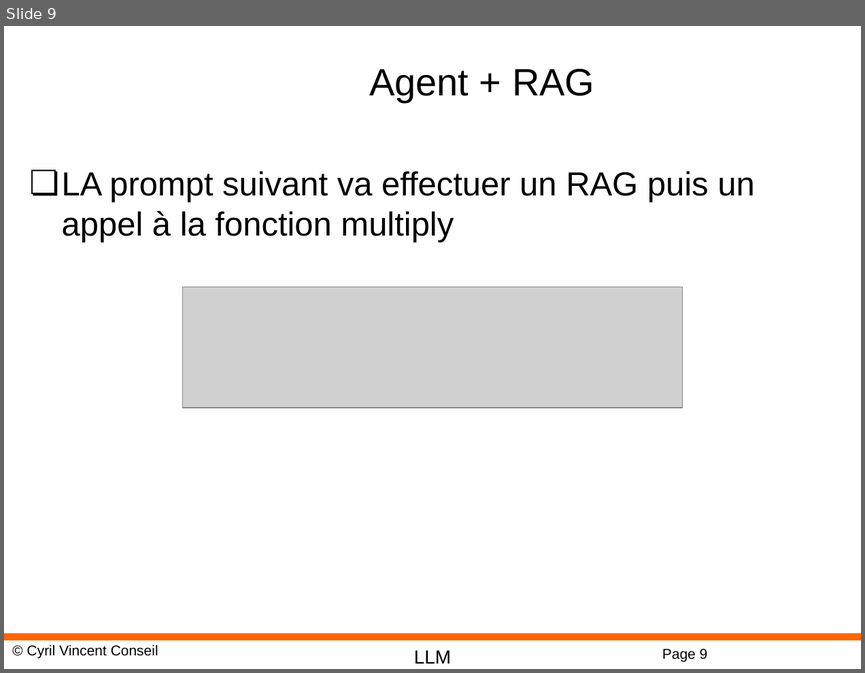
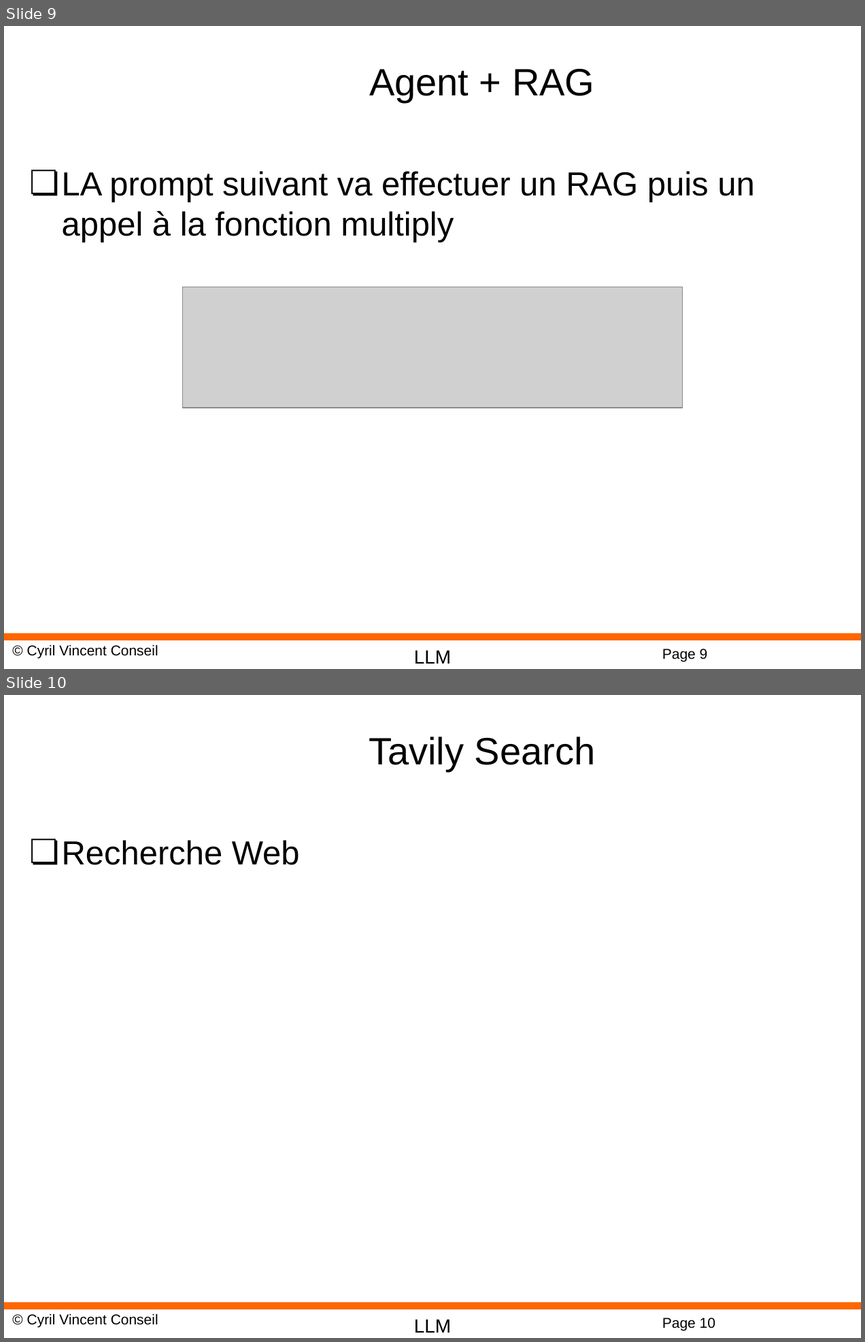
Before and after one commit to cyrilvincent/rag, a slide deck: ppt/RAG11-Agent.pptx. Shown one above the other, each under a label of ours: slide 9 before the commit, slides 9 and 10 after it. The pictures are 865x673 and 865x1342 pixels, drawn with LibreOffice and Linux fonts; fonts in the diff are those of the drawing; grey boxes stand for pictures; background and template pictures are left out. Boxes give left, top, right and bottom in pixels: in the first picture for what was removed or moved away, otherwise in the second. Text is boxed around its words. In the diff, an @@ line names an element or a change of style, - is before the commit and + after.

```diff
--- a/ppt/RAG11-Agent.pptx
+++ b/ppt/RAG11-Agent.pptx
@@ slide 10 added at (4,695,861,1338), background #FFFFFF; not listed: 4 template elements that a slide beside it also shows @@
@@ title added at (368,736,595,772), 32 pt, text #000000 @@
+Tavily Search
@@ text added at (62,840,300,865), 28 pt, text #000000 @@
+❏ Recherche Web
```
Also in this commit, not shown: 16 other files.
